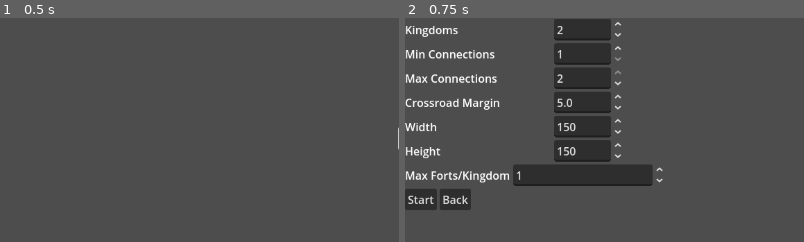
Above: before the commit, frames 1-2 (left to right).
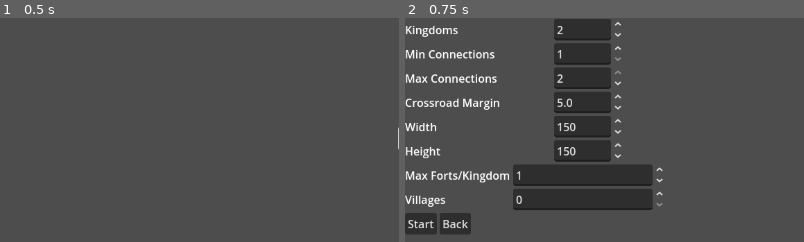
Above: after the commit, the same moments.

Repository: sepa79/CaravanWars
Game: Godot game, scene res://scenes/Main.tscn
The game is run twice, just before and just after one commit, with the same random seed, the same clock (stepped at 60 frames per second) and the same inputs.
Inputs:
- Up to frame 1 (0.5 s): no input
- Up to frame 2 (0.75 s): click "Single Player" at 0.5 s
The pictures show only the part of the screen within x 0-50%, y 31-81%; the shares and areas given below are measured in that part.

Frame 1 is identical in both runs. In frame 2, 6.0% of the frame differs, in the area x 0-65%, y 76-97%.

Commit message:
feat: spawn villages from leftover city candidates

Diff:
--- a/game/i18n/en.cfg
+++ b/game/i18n/en.cfg
@@ -48,6 +48,7 @@
 setup.width="Width"
 setup.height="Height"
 setup.max_forts_per_kingdom="Max Forts/Kingdom"
+setup.villages="Villages"
 setup.show_roads="Show Roads"
 setup.show_rivers="Show Rivers"
 setup.show_cities="Show Cities"
--- a/game/i18n/pl.cfg
+++ b/game/i18n/pl.cfg
@@ -48,6 +48,7 @@
 setup.width="Szerokość"
 setup.height="Wysokość"
 setup.max_forts_per_kingdom="Maks. fortów/królestwo"
+setup.villages="Wsie"
 setup.show_roads="Pokaż drogi"
 setup.show_rivers="Pokaż rzeki"
 setup.show_cities="Pokaż miasta"
--- a/game/mapgen/CityPlacer.gd
+++ b/game/mapgen/CityPlacer.gd
@@ -100,7 +100,7 @@
 ## containing indexes of cities chosen as capitals.
 func select_city_sites(field: Array, cities_target: int, min_distance: float, p_border_margin: float = 30.0) -> Dictionary:
     border_margin = p_border_margin
-    var result: Dictionary = {"cities": [], "capitals": []}
+    var result: Dictionary = {"cities": [], "capitals": [], "leftovers": []}
     var h: int = field.size()
     if h == 0:
         return result
@@ -128,6 +128,7 @@
                 candidates.append({"pos": Vector2(x + 0.5, y + 0.5), "score": v})
     candidates.sort_custom(func(a, b): return a["score"] > b["score"])
     var cities: Array[Vector2] = []
+    var leftovers: Array[Vector2] = []
     for c in candidates:
         var p: Vector2 = c["pos"]
         var valid: bool = true
@@ -135,12 +136,12 @@
             if existing.distance_to(p) < min_distance:
                 valid = false
                 break
-        if not valid:
-            continue
-        cities.append(p)
-        if cities.size() >= cities_target:
-            break
+        if valid and cities.size() < cities_target:
+            cities.append(p)
+        else:
+            leftovers.append(p)
     result["cities"] = cities
+    result["leftovers"] = leftovers
     if cities.size() > 0:
         var cap_count: int = rng.randi_range(1, min(3, cities.size()))
         var indices: Array[int] = []
--- a/game/mapgen/MapGenerator.gd
+++ b/game/mapgen/MapGenerator.gd
@@ -15,6 +15,7 @@
     var height: float
     var kingdom_count: int
     var max_forts_per_kingdom: int
+    var village_count: int
 
     func _init(
         p_rng_seed: int = 0,
@@ -28,7 +29,8 @@
         p_width: float = 150.0,
         p_height: float = 150.0,
         p_kingdom_count: int = 2,
-        p_max_forts_per_kingdom: int = 1
+        p_max_forts_per_kingdom: int = 1,
+        p_village_count: int = 0
     ) -> void:
         rng_seed = p_rng_seed if p_rng_seed != 0 else Time.get_ticks_msec()
         city_count = p_city_count
@@ -43,6 +45,7 @@
         height = clamp(p_height, 20.0, 500.0)
         kingdom_count = max(1, p_kingdom_count)
         max_forts_per_kingdom = max(0, p_max_forts_per_kingdom)
+        village_count = max(0, p_village_count)
 
 var params: MapGenParams
 var rng: RandomNumberGenerator
@@ -86,6 +89,12 @@
         city_margin
     )
     var cities: Array[Vector2] = city_info.get("cities", [])
+    var village_candidates: Array[Vector2] = city_info.get("leftovers", [])
+    var villages: Array[Vector2] = []
+    if village_candidates.size() > 0 and params.village_count > 0:
+        var take: int = min(village_candidates.size(), params.village_count)
+        for i in range(take):
+            villages.append(village_candidates[i])
     if cities.size() < params.city_count:
         var extra: Array[Vector2] = city_stage.place_cities(
             params.city_count - cities.size(),
@@ -97,6 +106,7 @@
         )
         cities.append_array(extra)
     map_data["cities"] = cities
+    map_data["villages"] = villages
     map_data["capitals"] = city_info.get("capitals", [])
     print("[MapGenerator] placed %s cities" % cities.size())
 
@@ -113,6 +123,8 @@
         params.crossroad_detour_margin,
         "roman"
     )
+    if villages.size() > 0:
+        road_stage.insert_villages(roads, villages)
     var nodes: Dictionary = roads.get("nodes", {})
     for idx in map_data.get("capitals", []):
         var nid: int = idx + 1
--- a/game/mapview/MapNode.gd
+++ b/game/mapview/MapNode.gd
@@ -6,6 +6,7 @@
 const TYPE_CROSSROAD := "crossroad"
 const TYPE_BRIDGE := "bridge"
 const TYPE_FORD := "ford"
+const TYPE_VILLAGE := "village"
 
 var id: int
 var type: String
--- a/game/mapview/RoadNetwork.gd
+++ b/game/mapview/RoadNetwork.gd
@@ -107,7 +107,99 @@
     roads["next_edge_id"] = res["next_edge_id"]
     _prune_crossroad_duplicates(nodes, edges, crossroad_margin)
 
-
+## Inserts villages into the road network.
+func insert_villages(roads: Dictionary, village_positions: Array[Vector2]) -> void:
+    var nodes: Dictionary = roads.get("nodes", {})
+    var edges: Dictionary = roads.get("edges", {})
+    var next_node_id: int = roads.get("next_node_id", 1)
+    var next_edge_id: int = roads.get("next_edge_id", 1)
+    var village_ids: Array[int] = []
+    for pos in village_positions:
+        var vid: int = next_node_id
+        nodes[vid] = MapNodeModule.new(vid, MapNodeModule.TYPE_VILLAGE, pos, {})
+        next_node_id += 1
+        var best_edge: int = -1
+        var best_point: Vector2 = Vector2.ZERO
+        var best_edge_dist: float = INF
+        for eid in edges.keys():
+            var e: MapViewEdge = edges[eid]
+            var a: Vector2 = nodes[e.endpoints[0]].pos2d
+            var b: Vector2 = nodes[e.endpoints[1]].pos2d
+            var p: Vector2 = Geometry2D.get_closest_point_to_segment(pos, a, b)
+            var d: float = p.distance_to(pos)
+            if d < best_edge_dist:
+                best_edge_dist = d
+                best_edge = eid
+                best_point = p
+        var best_city: int = -1
+        var best_city_dist: float = INF
+        for nid in nodes.keys():
+            var n: MapViewNode = nodes[nid]
+            if n.type == MapNodeModule.TYPE_CITY:
+                var d_city: float = n.pos2d.distance_to(pos)
+                if d_city < best_city_dist:
+                    best_city_dist = d_city
+                    best_city = nid
+        if best_edge != -1 and best_edge_dist < best_city_dist:
+            var edge: MapViewEdge = edges[best_edge]
+            var ecls: String = _lower_class(edge.road_class)
+            var cross_id: int = insert_node_on_edge(roads, best_edge, MapNodeModule.TYPE_CROSSROAD, best_point)
+            nodes = roads.get("nodes", {})
+            edges = roads.get("edges", {})
+            edges[next_edge_id] = EdgeModule.new(next_edge_id, "road", [pos, nodes[cross_id].pos2d], [vid, cross_id], ecls, {})
+            next_edge_id += 1
+        elif best_city != -1:
+            edges[next_edge_id] = EdgeModule.new(next_edge_id, "road", [pos, nodes[best_city].pos2d], [vid, best_city], "path", {})
+            next_edge_id += 1
+        village_ids.append(vid)
+    roads["next_node_id"] = next_node_id
+    roads["next_edge_id"] = next_edge_id
+    _connect_village_network(roads, village_ids)
+func _connect_village_network(roads: Dictionary, village_ids: Array[int]) -> void:
+    var nodes: Dictionary = roads.get("nodes", {})
+    var edges: Dictionary = roads.get("edges", {})
+    var next_edge_id: int = roads.get("next_edge_id", 1)
+    if village_ids.size() <= 1:
+        return
+    var in_tree: Array[int] = [village_ids[0]]
+    var remaining: Array[int] = village_ids.duplicate()
+    remaining.remove_at(0)
+    while remaining.size() > 0:
+        var best_a: int = -1
+        var best_b: int = -1
+        var best_dist: float = INF
+        for a in in_tree:
+            for b in remaining:
+                var d: float = nodes[a].pos2d.distance_to(nodes[b].pos2d)
+                if d < best_dist:
+                    best_dist = d
+                    best_a = a
+                    best_b = b
+        edges[next_edge_id] = EdgeModule.new(next_edge_id, "road", [nodes[best_a].pos2d, nodes[best_b].pos2d], [best_a, best_b], "path", {})
+        next_edge_id += 1
+        in_tree.append(best_b)
+        remaining.erase(best_b)
+    var extra_candidates: Array = []
+    for i in range(village_ids.size()):
+        for j in range(i + 1, village_ids.size()):
+            var a_id: int = village_ids[i]
+            var b_id: int = village_ids[j]
+            var exists: bool = false
+            for e in edges.values():
+                if e.endpoints.has(a_id) and e.endpoints.has(b_id):
+                    exists = true
+                    break
+            if not exists:
+                extra_candidates.append({"a": a_id, "b": b_id})
+    var extras: int = int(floor(extra_candidates.size() * 0.2))
+    rng.shuffle(extra_candidates)
+    for k in range(extras):
+        var pair = extra_candidates[k]
+        var a_id: int = pair["a"]
+        var b_id: int = pair["b"]
+        edges[next_edge_id] = EdgeModule.new(next_edge_id, "road", [nodes[a_id].pos2d, nodes[b_id].pos2d], [a_id, b_id], "path", {})
+        next_edge_id += 1
+    roads["next_edge_id"] = next_edge_id
 
 ## Inserts a node in the middle of an edge and splits the edge.
 func insert_node_on_edge(roads: Dictionary, edge_id: int, node_type: String, pos: Variant = null) -> int:
--- a/game/ui/MapSetupScreen.gd
+++ b/game/ui/MapSetupScreen.gd
@@ -53,6 +53,8 @@
 var import_button: Button
 var max_forts_label: Label
 var max_forts_spin: SpinBox
+var villages_label: Label
+var villages_spin: SpinBox
 @onready var start_button: Button = $HBox/ControlsScroll/Controls/Buttons/Start
 @onready var back_button: Button = $HBox/ControlsScroll/Controls/Buttons/Back
 @onready var main_ui: HBoxContainer = $HBox
@@ -112,6 +114,14 @@
     max_forts_spin.value = 1
     params.add_child(max_forts_spin)
     max_forts_spin.value_changed.connect(_on_params_changed)
+    villages_label = Label.new()
+    params.add_child(villages_label)
+    villages_spin = SpinBox.new()
+    villages_spin.min_value = 0
+    villages_spin.max_value = 100
+    villages_spin.value = 0
+    params.add_child(villages_spin)
+    villages_spin.value_changed.connect(_on_params_changed)
     show_roads_check.toggled.connect(_on_show_roads_toggled)
     show_rivers_check.toggled.connect(_on_show_rivers_toggled)
     show_cities_check.toggled.connect(_on_show_cities_toggled)
@@ -228,6 +238,7 @@
     export_button.text = I18N.t("setup.export")
     import_button.text = I18N.t("setup.import")
     max_forts_label.text = I18N.t("setup.max_forts_per_kingdom")
+    villages_label.text = I18N.t("setup.villages")
     road_class_selector.set_item_text(0, I18N.t("setup.road_class_path"))
     road_class_selector.set_item_text(1, I18N.t("setup.road_class_road"))
     road_class_selector.set_item_text(2, I18N.t("setup.road_class_roman"))
@@ -252,7 +263,8 @@
         width_spin.value,
         height_spin.value,
         kingdoms,
-        int(max_forts_spin.value)
+        int(max_forts_spin.value),
+        int(villages_spin.value)
     )
     kingdoms_spin.max_value = map_params.city_count
     if int(kingdoms_spin.value) != map_params.kingdom_count:
--- a/game/ui/MapView.gd
+++ b/game/ui/MapView.gd
@@ -310,6 +310,9 @@
                 draw_circle(pos, 3.0, Color.RED)
             else:
                 draw_circle(pos, 4.0, Color.RED)
+        for village in map_data.get("villages", []):
+            var vpos: Vector2 = village * draw_scale + offset
+            draw_circle(vpos, 3.0, Color(0.8, 0.6, 0.4))
     if show_forts or show_crossroads or show_bridges or show_fords:
         for node in roads.get("nodes", {}).values():
             var center: Vector2 = node.pos2d * draw_scale + offset
Not shown, changed: CHANGELOG.md
Not shown, changed: docs/map/Plan_Generator_Lean.md
Not shown, added: game/AGENTS.md
